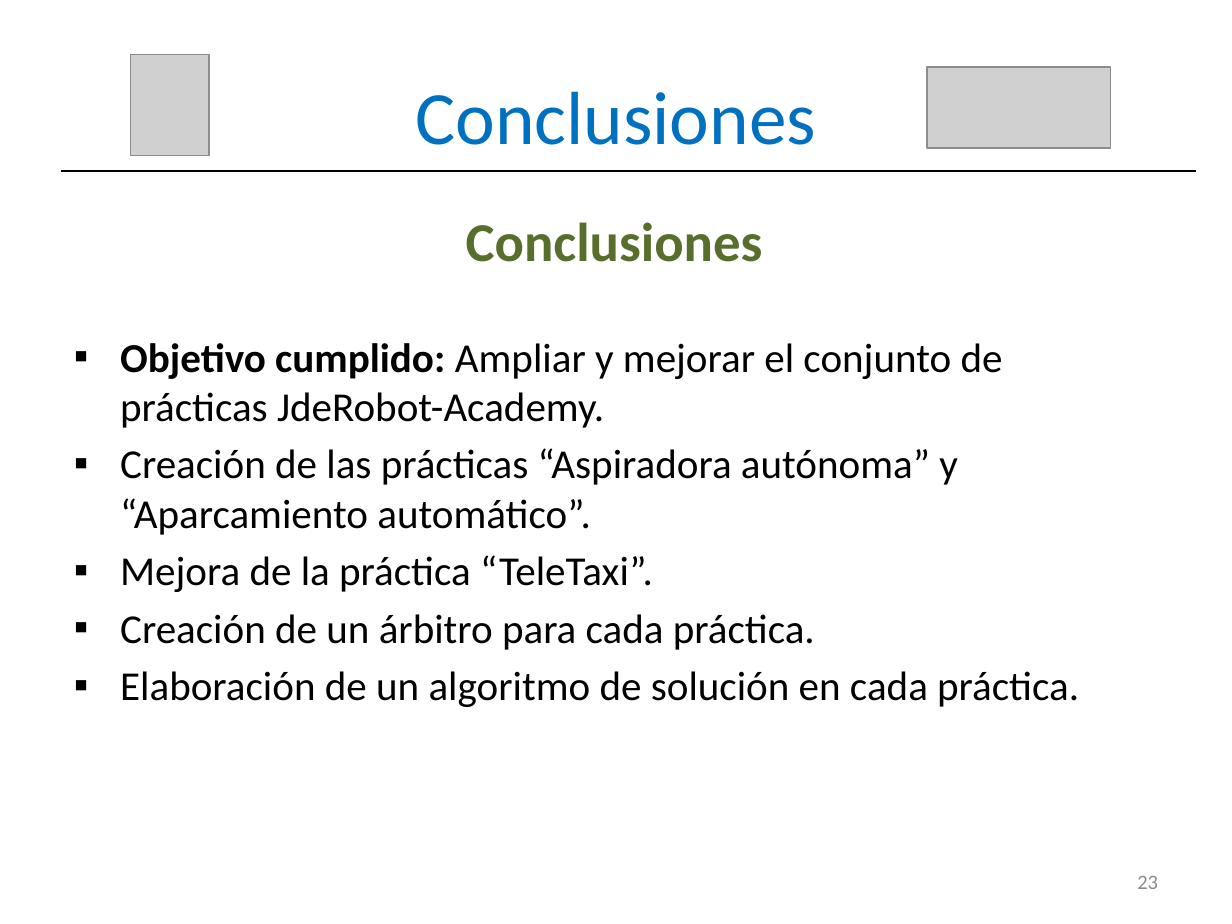
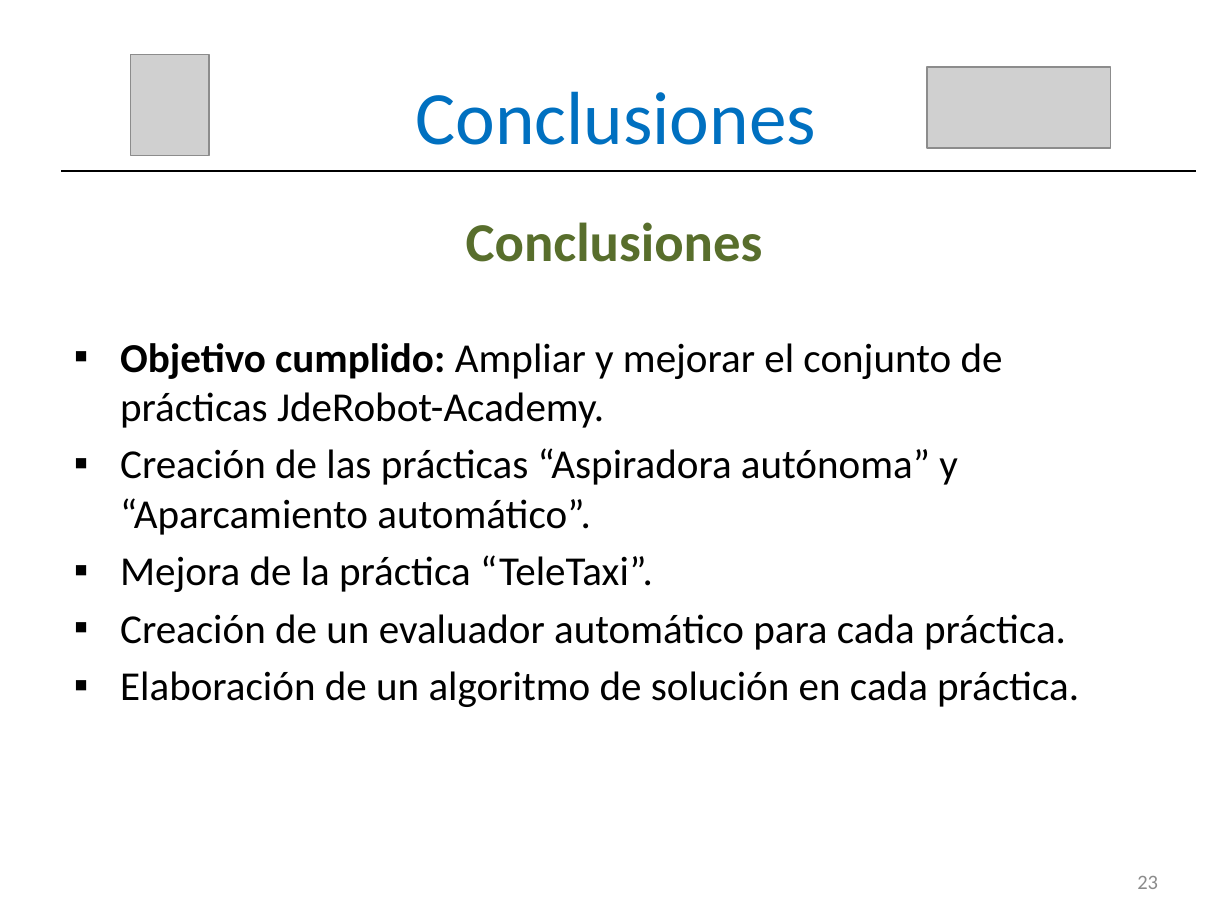
Before and after one commit to RoboticsLabURJC/2016-tfg-vanessa-fernandez, a slide deck: slide 24 of MEMORIA/Presentación.pptx. Drawn at 1232x924 pixels with LibreOffice and Linux fonts; fonts in the diff are those of the drawing; grey boxes stand for pictures. Boxes give left, top, right and bottom in pixels: in the first picture for what was removed or moved away, otherwise in the second. Text is boxed around its words. In the diff, an @@ line names an element or a change of style, - is before the commit and + after.

```diff
--- a/MEMORIA/Presentación.pptx
+++ b/MEMORIA/Presentación.pptx
@@ text at <box>120,614,1066,650</box>: text changed @@
-▪ Creación de un árbitro para cada práctica.
+▪ Creación de un evaluador automático para cada práctica.
```
Also in this commit, not shown: 3 other slides changed.
